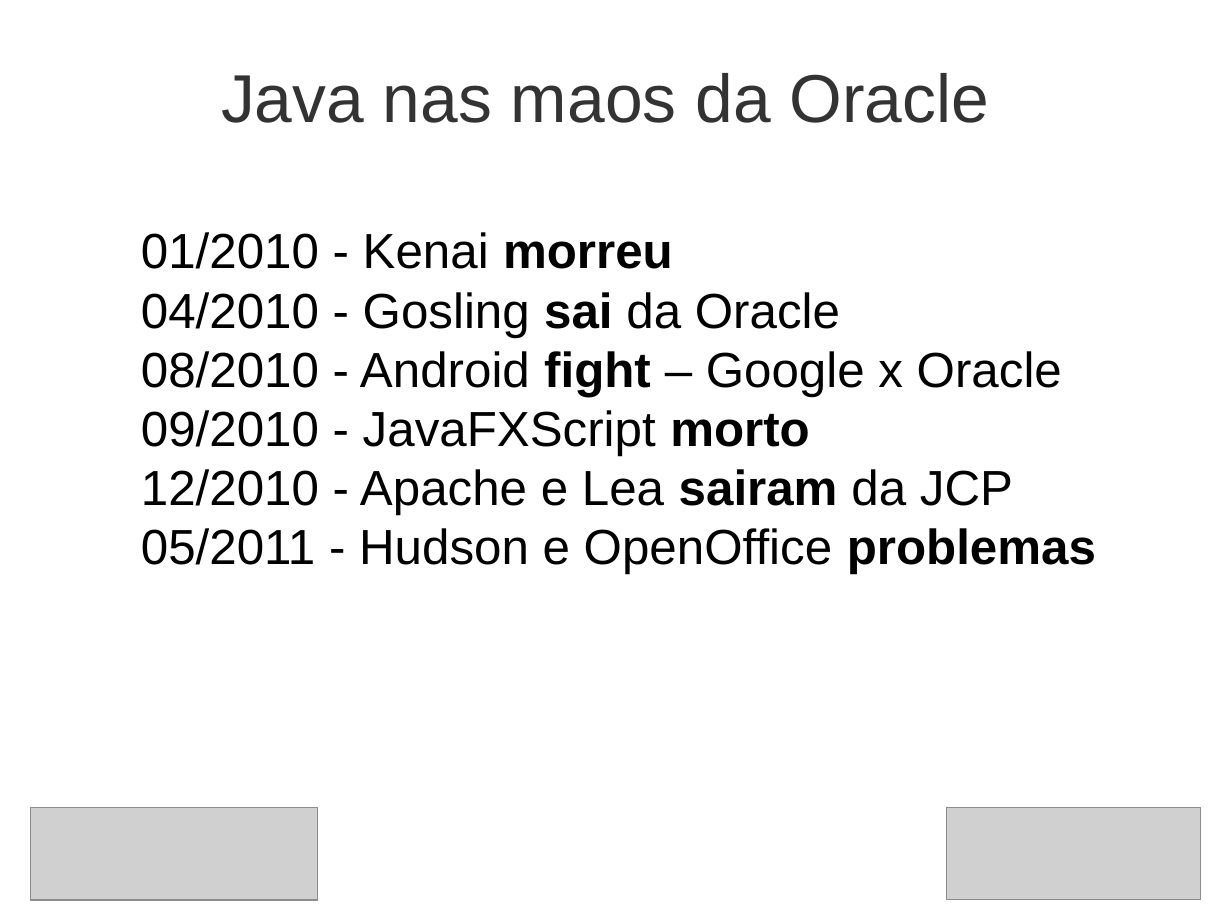
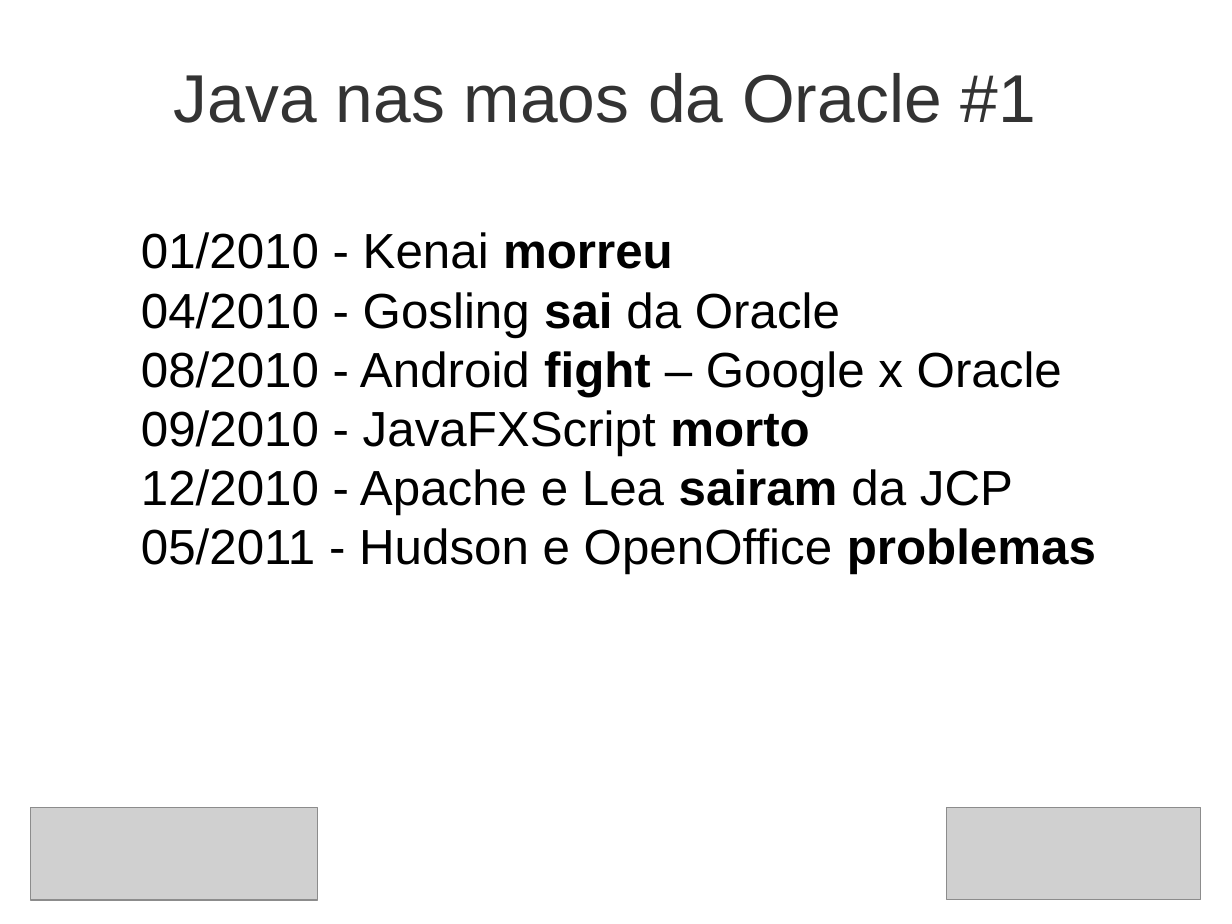
Before and after one commit to steppat/caelumday, a slide deck: slide 20 of caelumday2011.odp (slide 19 before the commit). Drawn at 1232x924 pixels with LibreOffice and Linux fonts; fonts in the diff are those of the drawing; grey boxes stand for pictures; background and template pictures are left out. Boxes give left, top, right and bottom in pixels: in the first picture for what was removed or moved away, otherwise in the second. Text is boxed around its words. In the diff, an @@ line names an element or a change of style, - is before the commit and + after.

```diff
--- a/caelumday2011.odp
+++ b/caelumday2011.odp
@@ title at (174, 73, 1036, 123): text changed @@
-Java nas maos da Oracle
+Java nas maos da Oracle #1
```
Also in this commit, not shown: 10 other slides changed, 2 slides added.
